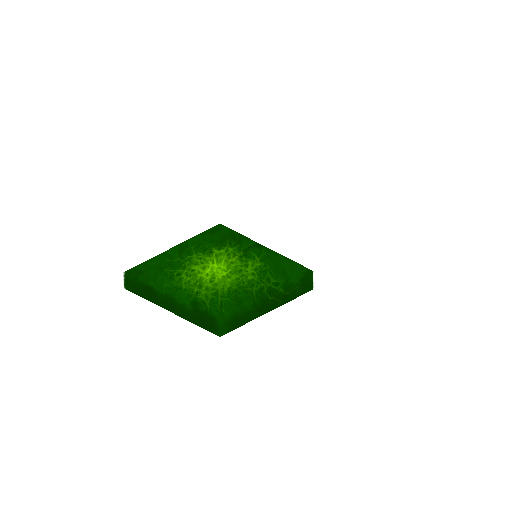
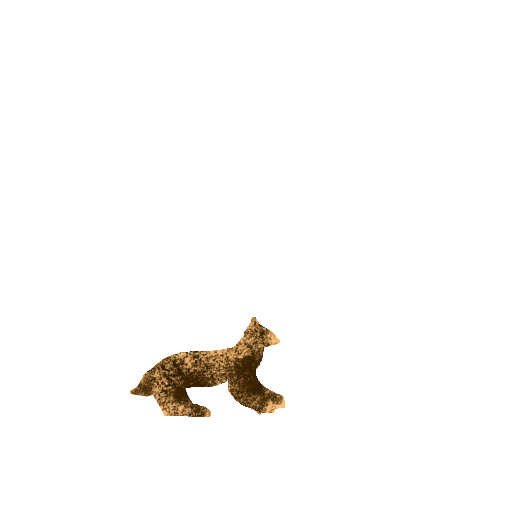
Before/after of a 512px x 512px layered artwork. What changed in the layer stack:
added layer "Обычный слой 3" above "green1" over [123, 256, 314, 417]
hid "green1" over [123, 224, 314, 417]
